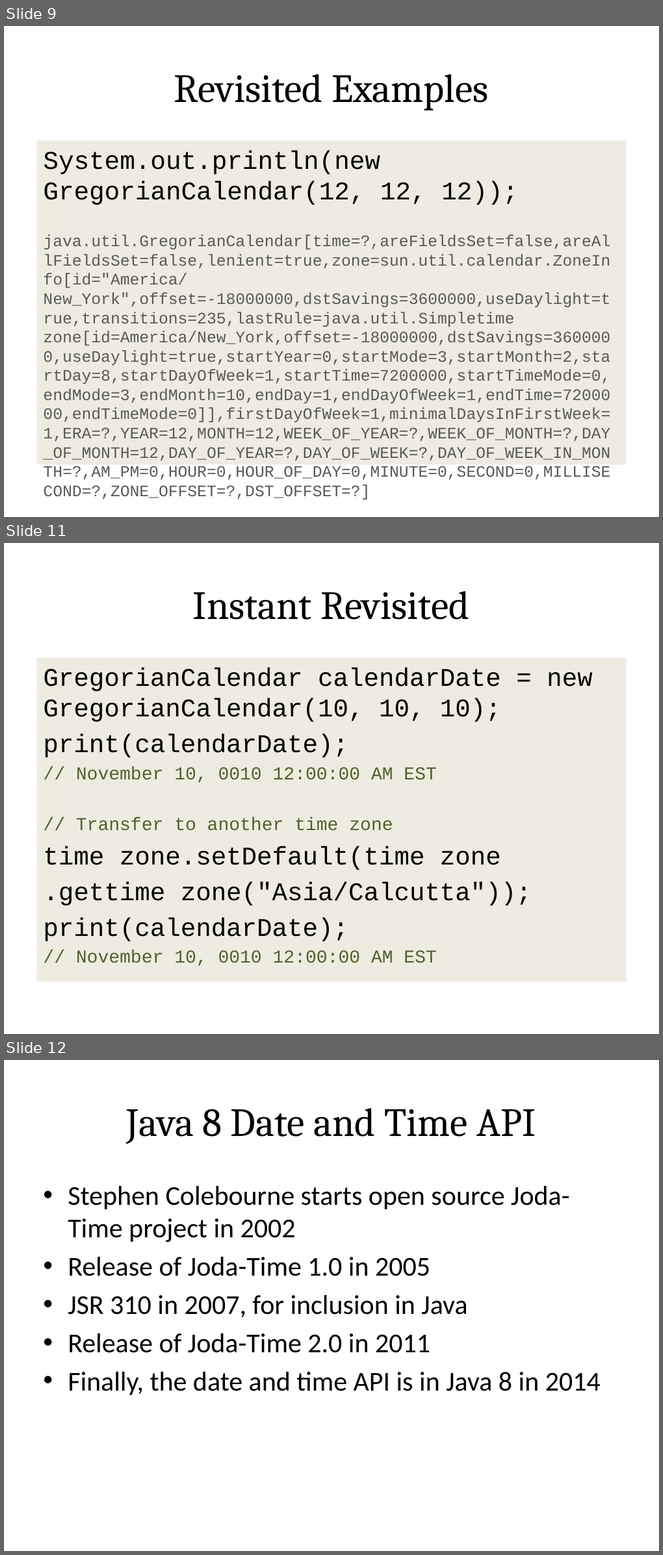
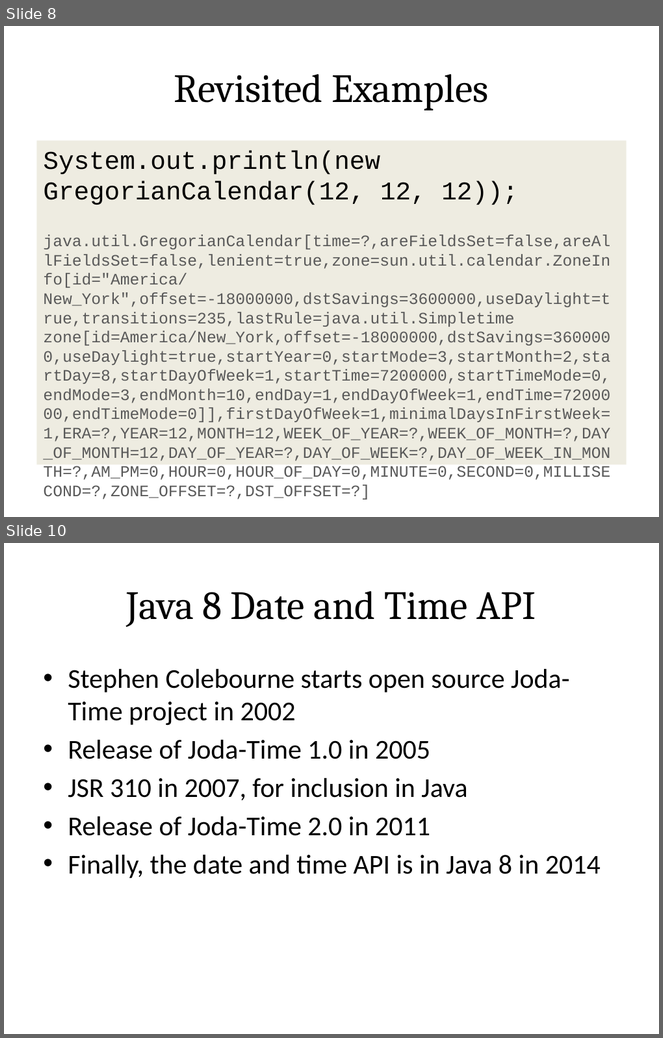
Before and after one commit to sualeh/make-a-date, a slide deck: Java 8 Date and Time API.pptx. Shown one above the other, each under a label of ours: slides 9, 11 and 12 before the commit, slides 8 and 10 after it; the slides between them are not shown. The pictures are 663x1555 and 663x1038 pixels, drawn with LibreOffice and Linux fonts; fonts in the diff are those of the drawing. Boxes give left, top, right and bottom in pixels: in the first picture for what was removed or moved away, otherwise in the second. Text is boxed around its words. In the diff, an @@ line names an element or a change of style, - is before the commit and + after.

```diff
--- a/Java 8 Date and Time API.pptx
+++ b/Java 8 Date and Time API.pptx
@@ slide 11 removed at box(4, 543, 659, 1034), background #FFFFFF @@
@@ title removed at box(193, 591, 470, 620) @@
-Instant Revisited
@@ text removed at box(36, 657, 627, 982) @@
-GregorianCalendar calendarDate = new GregorianCalendar(10, 10, 10);
-print(calendarDate);
-// November 10, 0010 12:00:00 AM EST
-// Transfer to another time zone
-time zone.setDefault(time zone
-.gettime zone("Asia/Calcutta"));
-print(calendarDate);
-// November 10, 0010 12:00:00 AM EST
@@ what was slide 9 is now slide 8 @@
@@ what was slide 12 is now slide 10 @@
```
Also in this commit, not shown: 4 slides changed, 1 other slide removed.
